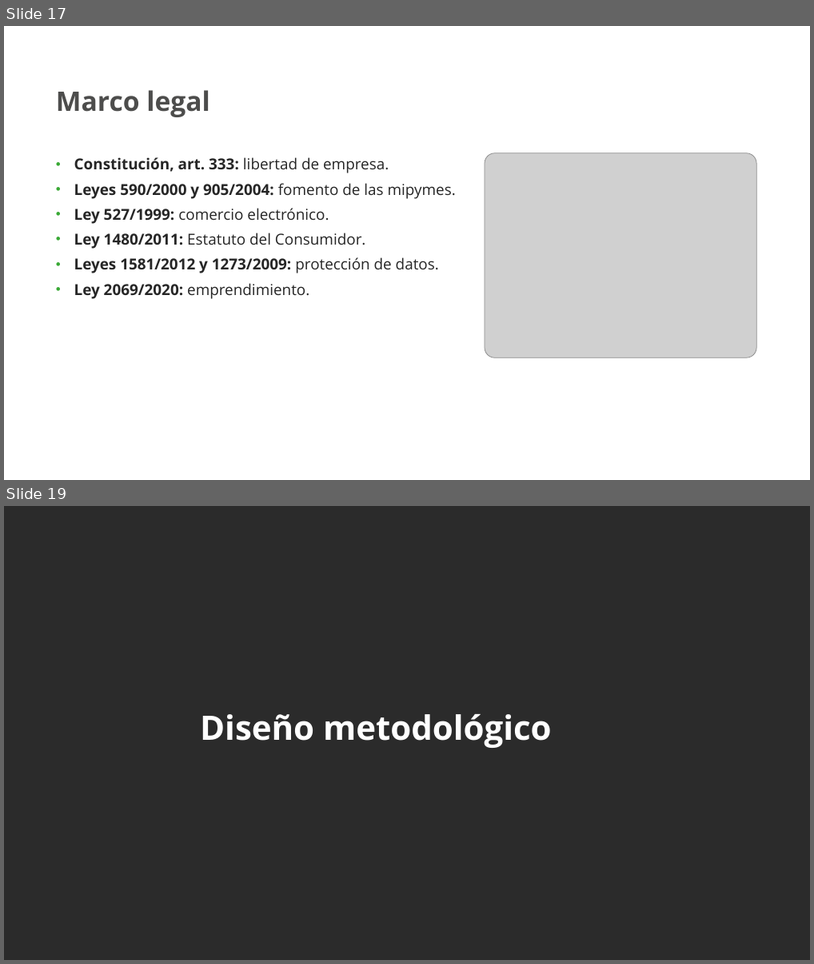
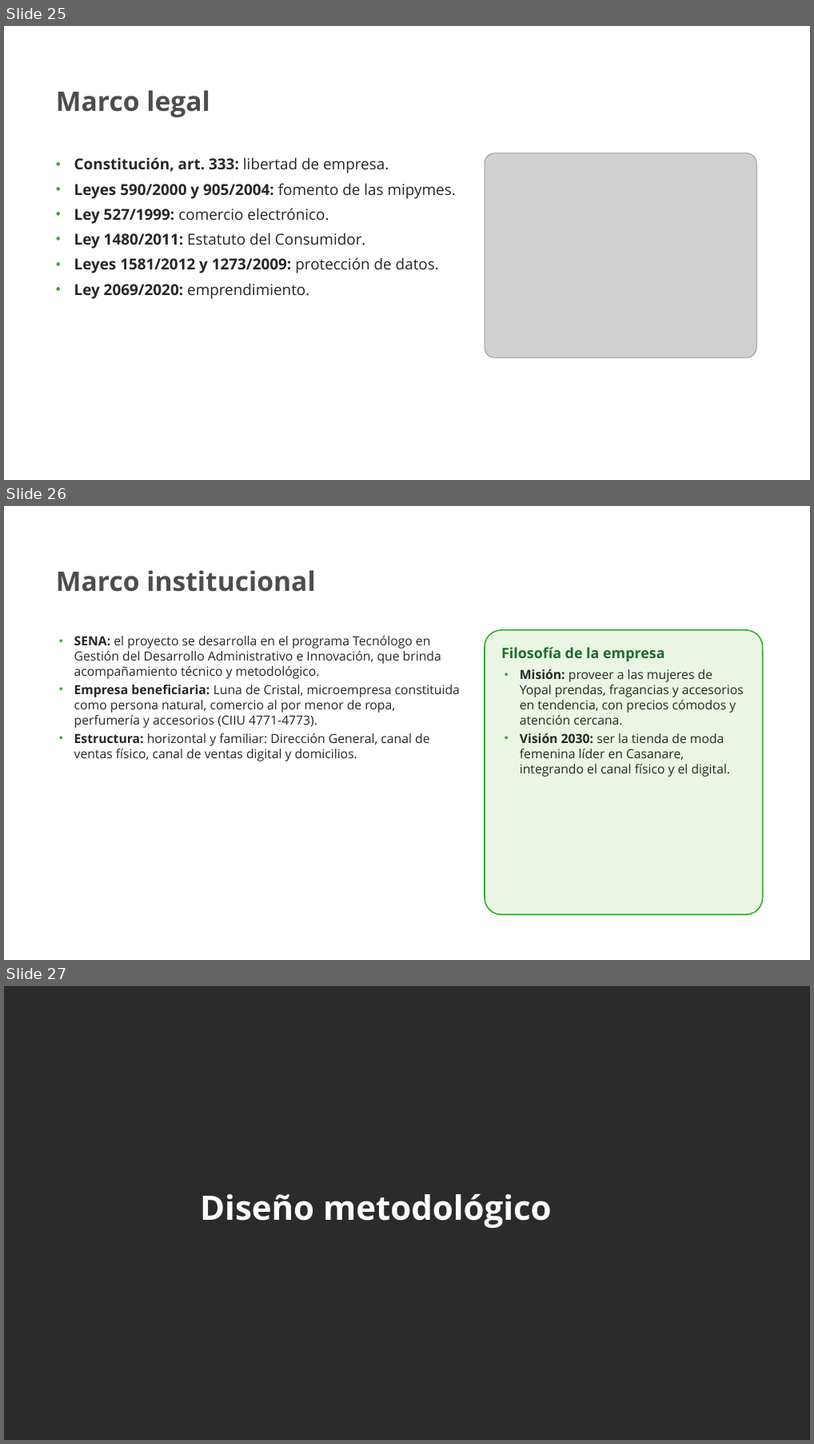
Before and after one commit to nayraclaud-glitch/Trabjo-De-eEstudio, a slide deck: Luna_de_Cristal_Presentacion_SENA.pptx. Shown one above the other, each under a label of ours: slides 17 and 19 before the commit, slides 25, 26 and 27 after it; the slides between them are not shown. The pictures are 814x964 and 814x1444 pixels, drawn with LibreOffice and Linux fonts; fonts in the diff are those of the drawing; grey boxes stand for pictures; background and template pictures are left out; a plain dark background stands for a picture behind light text. Boxes give left, top, right and bottom in pixels: in the first picture for what was removed or moved away, otherwise in the second. Text is boxed around its words. In the diff, an @@ line names an element or a change of style, - is before the commit and + after.

```diff
--- a/Luna_de_Cristal_Presentacion_SENA.pptx
+++ b/Luna_de_Cristal_Presentacion_SENA.pptx
@@ slide 26 added at (4, 506, 810, 960), background picture (left out) @@
@@ text added at (56, 570, 315, 592), 32 pt, text #4D4D4C, bold @@
+Marco institucional
@@ text added at (74, 636, 460, 761), 15 pt, text #262626 @@
+• SENA: el proyecto se desarrolla en el programa Tecnólogo en Gestión del Desarrollo Administrativo e Innovación, que brinda acompañamiento técnico y metodológico.
+• Empresa beneficiaria: Luna de Cristal, microempresa constituida como persona natural, comercio al por menor de ropa, perfumería y accesorios (CIIU 4771-4773).
+• Estructura: horizontal y familiar: Dirección General, canal de ventas físico, canal de ventas digital y domicilios.
@@ rounded rectangle added at (485, 630, 763, 914), fill #EAF5E4, outline #39A935 1.5 pt, 15 pt, text #262626 @@
+Filosofía de la empresa
+• Misión: proveer a las mujeres de Yopal prendas, fragancias y accesorios en tendencia, con precios cómodos y atención cercana.
+• Visión 2030: ser la tienda de moda femenina líder en Casanare, integrando el canal físico y el digital.
@@ what was slide 17 is now slide 25 @@
@@ what was slide 19 is now slide 27 @@
```
Also in this commit, not shown: 2 slides changed, 7 other slides added.
